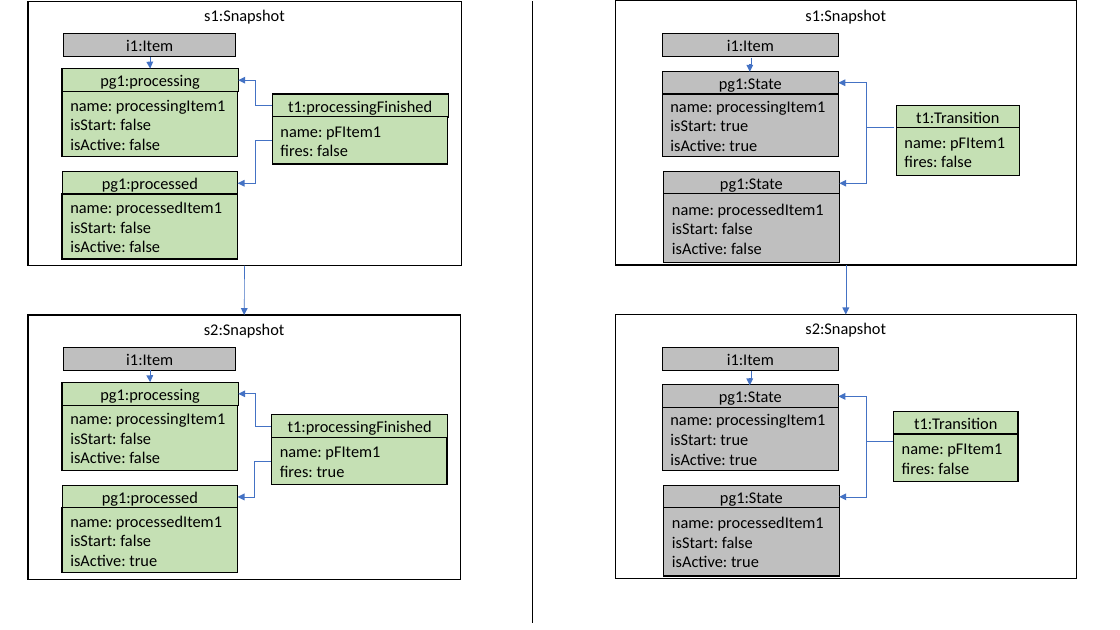
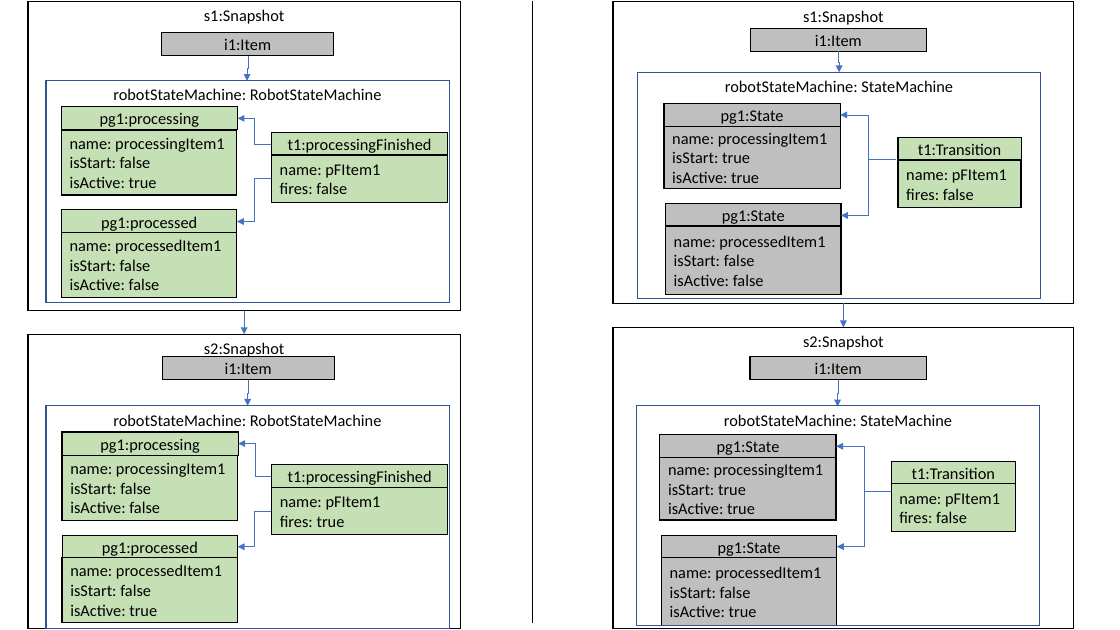
Before and after one commit to cdl-mint/at-journal, a slide deck: slide 12 of figures/2022_AT_Figures.pptx. Drawn at 1120x630 pixels with LibreOffice and Linux fonts; fonts in the diff are those of the drawing. Boxes give left, top, right and bottom in pixels: in the first picture for what was removed or moved away, otherwise in the second. Text is boxed around its words. In the diff, an @@ line names an element or a change of style, - is before the commit and + after.

```diff
--- a/figures/2022_AT_Figures.pptx
+++ b/figures/2022_AT_Figures.pptx
@@ rectangle "s1:Snapshot": place and size @@
-rectangle "s1:Snapshot" at (28, 2, 461, 266)
+rectangle "s1:Snapshot" at (28, 2, 460, 311)
@@ rectangle "s1:Snapshot": place and size @@
-rectangle "s1:Snapshot" at (616, 1, 1077, 265)
+rectangle "s1:Snapshot" at (613, 2, 1075, 303)
@@ rectangle "i1:Item": place and size @@
-rectangle "i1:Item" at (662, 34, 839, 57)
+rectangle "i1:Item" at (750, 29, 927, 52)
@@ rectangle "i1:Item": place and size @@
-rectangle "i1:Item" at (64, 34, 236, 57)
+rectangle "i1:Item" at (161, 33, 334, 56)
@@ elbow arrow moved from (150, 57) - (150, 69) to (248, 56) - (247, 81) @@
@@ elbow arrow moved from (751, 57) - (750, 71) to (839, 51) - (839, 72) @@
@@ rectangle added at (46, 81, 450, 302), outline #325491 1 pt, 14 pt, text #000000 @@
+robotStateMachine: RobotStateMachine
@@ rectangle added at (638, 72, 1041, 298), outline #325491 1 pt, 14 pt, text #000000 @@
+robotStateMachine: StateMachine
@@ 6 rectangles, 2 elbow arrows: place and size @@
-6 rectangles, 2 elbow arrows at (62, 69, 449, 259)
+6 rectangles, 2 elbow arrows at (61, 107, 448, 297)
@@ rectangle "pg1:State": place and size @@
-rectangle "pg1:State" at (662, 71, 839, 95)
+rectangle "pg1:State" at (665, 103, 841, 127)
@@ rectangle "t1:Transition": place and size @@
-rectangle "t1:Transition" at (897, 105, 1020, 128)
+rectangle "t1:Transition" at (898, 138, 1022, 160)
@@ text in rectangle at (70, 176, 157, 188): text changed @@
-isActive: false
+isActive: true
@@ 3 rectangles, 2 elbow arrows: place and size @@
-3 rectangles, 2 elbow arrows at (662, 83, 1020, 263)
+3 rectangles, 2 elbow arrows at (664, 115, 1022, 295)
@@ rectangle "pg1:State": place and size @@
-rectangle "pg1:State" at (664, 171, 839, 195)
+rectangle "pg1:State" at (665, 204, 841, 228)
@@ arrow moved from (245, 266) - (245, 315) to (245, 311) - (245, 334) @@
@@ rectangle "s2:Snapshot": place and size @@
-rectangle "s2:Snapshot" at (616, 314, 1077, 578)
+rectangle "s2:Snapshot" at (613, 328, 1075, 628)
@@ arrow moved from (846, 265) - (846, 314) to (844, 303) - (844, 328) @@
@@ rectangle "s2:Snapshot": place and size @@
-rectangle "s2:Snapshot" at (28, 315, 460, 579)
+rectangle "s2:Snapshot" at (28, 334, 460, 629)
@@ rectangle "i1:Item": place and size @@
-rectangle "i1:Item" at (64, 347, 236, 371)
+rectangle "i1:Item" at (162, 357, 334, 381)
@@ rectangle "i1:Item": place and size @@
-rectangle "i1:Item" at (662, 348, 839, 371)
+rectangle "i1:Item" at (750, 357, 927, 381)
@@ elbow arrow moved from (150, 371) - (150, 382) to (248, 380) - (248, 406) @@
@@ elbow arrow moved from (751, 371) - (750, 386) to (839, 381) - (838, 407) @@
@@ rectangle added at (46, 406, 450, 628), outline #325491 1 pt, 14 pt, text #000000 @@
+robotStateMachine: RobotStateMachine
@@ rectangle added at (637, 406, 1040, 626), outline #325491 1 pt, 14 pt, text #000000 @@
+robotStateMachine: StateMachine
@@ 8 rectangles, 3 elbow arrows: place and size @@
-8 rectangles, 3 elbow arrows at (62, 382, 895, 572)
+8 rectangles, 3 elbow arrows at (62, 432, 892, 623)
@@ 4 rectangles, 1 elbow arrow: place and size @@
-4 rectangles, 1 elbow arrow at (664, 397, 1018, 576)
+4 rectangles, 1 elbow arrow at (661, 446, 1016, 626)
```
Also in this commit, not shown: 5 other slides changed.
